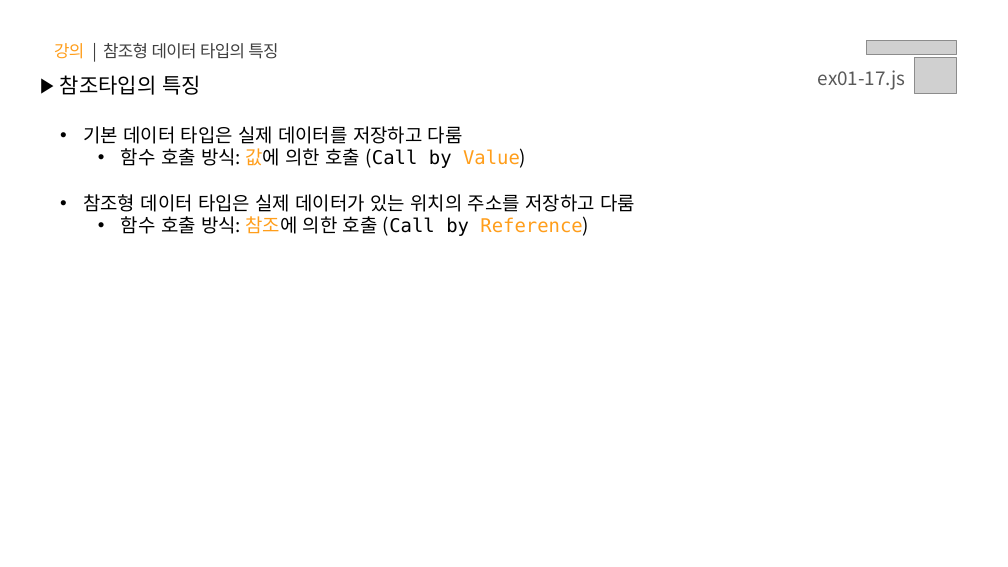
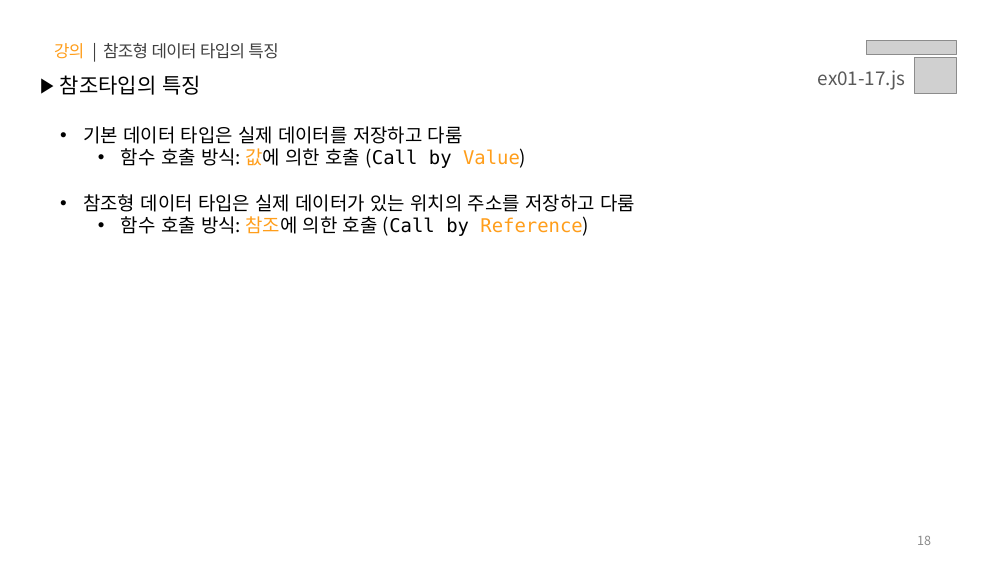
Before and after one commit to s-ja/lion_plus, a slide deck: slide 18 of PPT/01.자바스크립트 - 데이터 타입.pptx. Drawn at 1008x567 pixels with LibreOffice and Linux fonts; fonts in the diff are those of the drawing; grey boxes stand for pictures. Boxes give left, top, right and bottom in pixels: in the first picture for what was removed or moved away, otherwise in the second. Text is boxed around its words. In the diff, an @@ line names an element or a change of style, - is before the commit and + after.

```diff
--- a/PPT/01.자바스크립트 - 데이터 타입.pptx
+++ b/PPT/01.자바스크립트 - 데이터 타입.pptx
@@ page number added at [917, 536, 931, 545], 12 pt, text #8C8C8C @@
+18
```
Also in this commit, not shown: 24 other slides changed.
